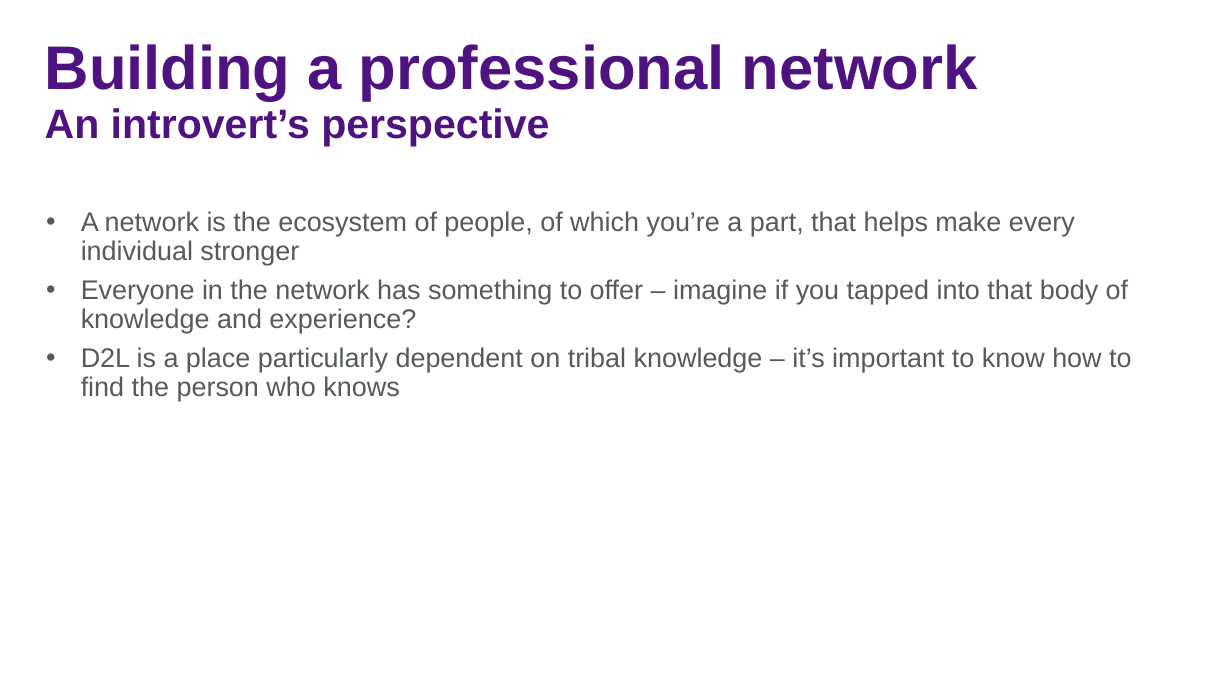
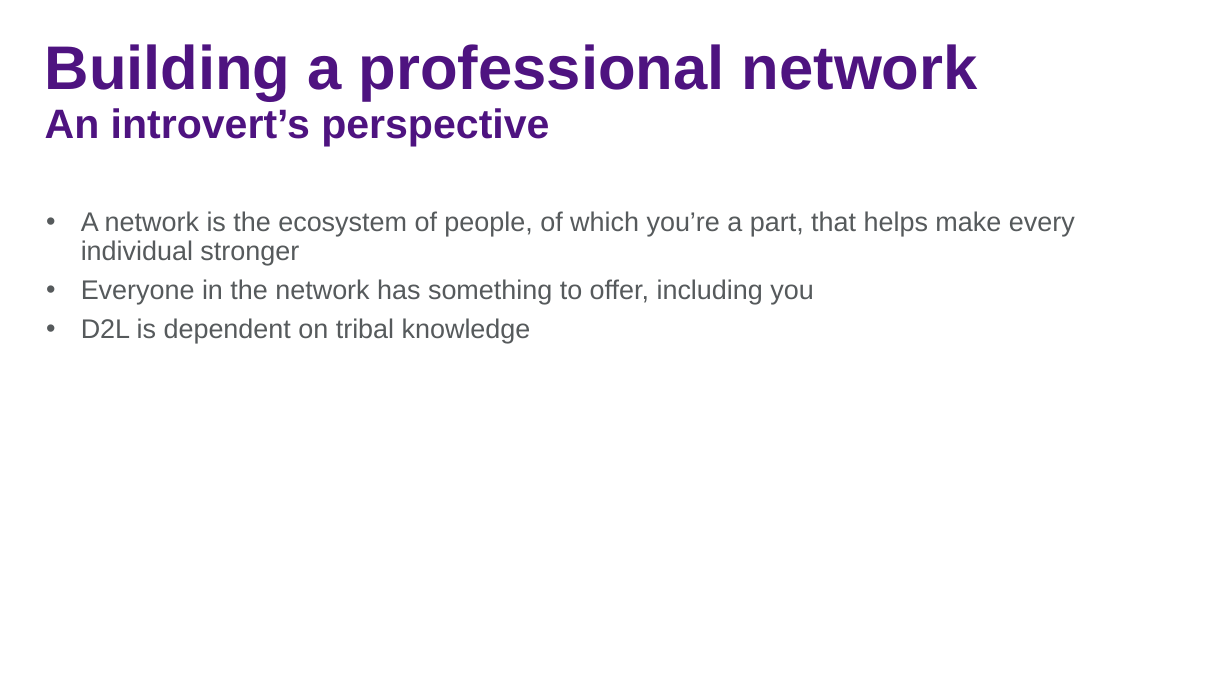
Before and after one commit to jasonjwood/presentations, a slide deck: slide 29 of InFusion2016 - Getting It Done - Jason Wood.pptx (slide 28 before the commit). Drawn at 1232x693 pixels with LibreOffice and Linux fonts; fonts in the diff are those of the drawing; background and template pictures are left out. Boxes give left, top, right and bottom in pixels: in the first picture for what was removed or moved away, otherwise in the second. Text is boxed around its words. In the diff, an @@ line names an element or a change of style, - is before the commit and + after.

```diff
--- a/InFusion2016 - Getting It Done - Jason Wood.pptx
+++ b/InFusion2016 - Getting It Done - Jason Wood.pptx
@@ text at [81, 279, 813, 343]: text changed @@
-• Everyone in the network has something to offer – imagine if you tapped into that body of knowledge and experience?
-• D2L is a place particularly dependent on tribal knowledge – it’s important to know how to find the person who knows
+• Everyone in the network has something to offer, including you
+• D2L is dependent on tribal knowledge
```
Also in this commit, not shown: 9 other slides changed, 1 slide added.
